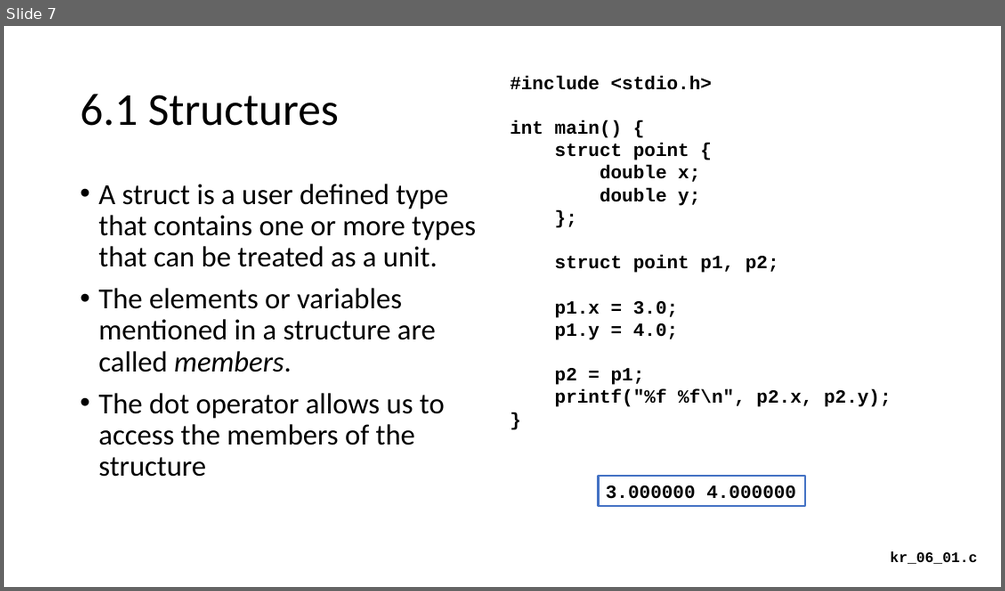
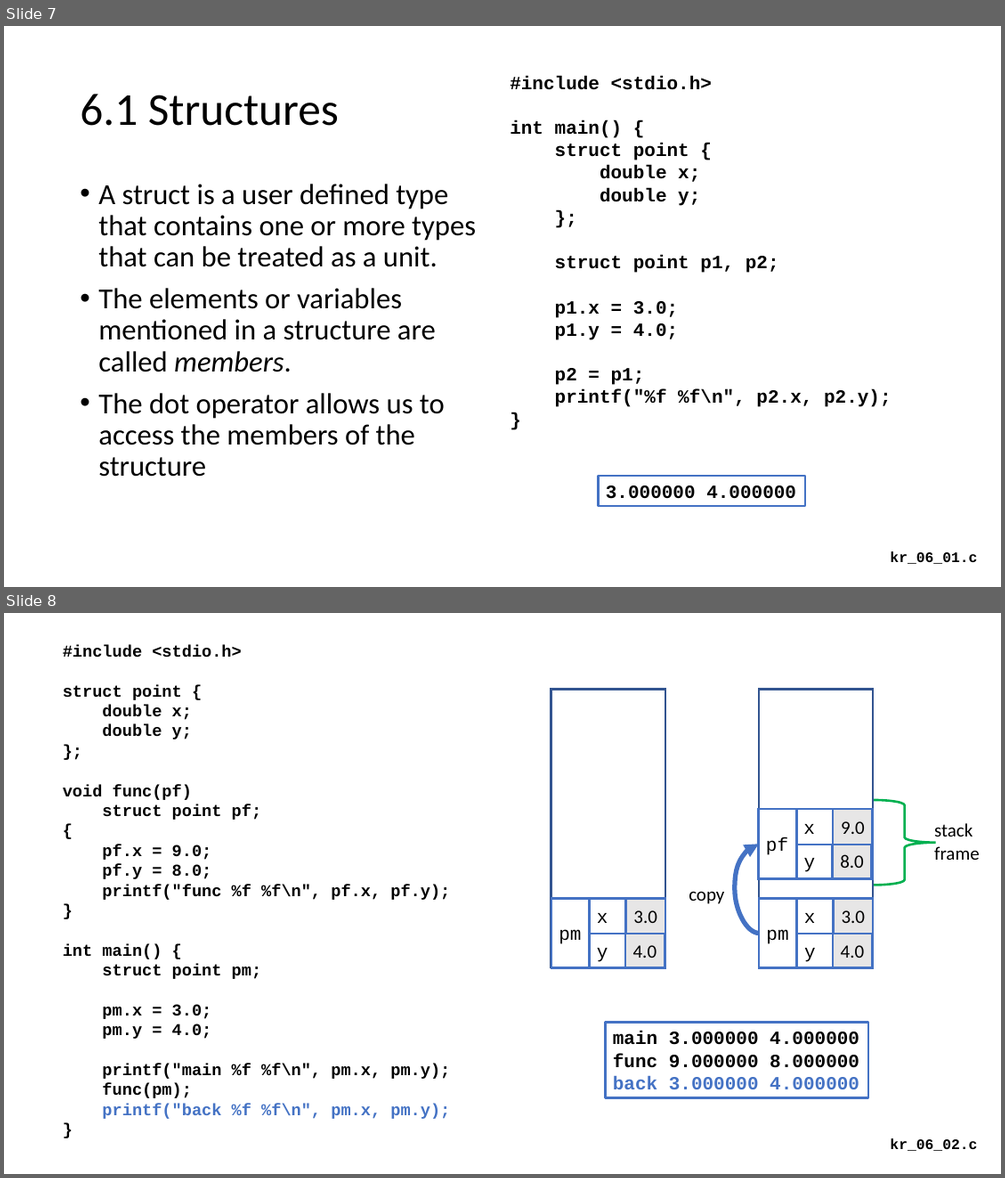
Before and after one commit to csev/cc4e, a slide deck: lectures/KR-6.pptx. Shown one above the other, each under a label of ours: slide 7 before the commit, slides 7 and 8 after it. The pictures are 1005x591 and 1005x1178 pixels, drawn with LibreOffice and Linux fonts; fonts in the diff are those of the drawing. Boxes give left, top, right and bottom in pixels: in the first picture for what was removed or moved away, otherwise in the second. Text is boxed around its words. In the diff, an @@ line names an element or a change of style, - is before the commit and + after.

```diff
--- a/lectures/KR-6.pptx
+++ b/lectures/KR-6.pptx
@@ slide 8 added at [4, 613, 1001, 1174], background #FFFFFF @@
@@ text added at [63, 645, 450, 1119], 16 pt, text #000000, bold @@
+#include <stdio.h>
+struct point {
+double x;
+double y;
+};
+void func(pf)
+struct point pf;
+{
+pf.x = 9.0;
+pf.y = 8.0;
+printf("func %f %f\n", pf.x, pf.y);
+}
+int main() {
+struct point pm;
+pm.x = 3.0;
+pm.y = 4.0;
+printf("main %f %f\n", pm.x, pm.y);
+func(pm);
+printf("back %f %f\n", pm.x, pm.y);
+}
@@ rectangle added at [551, 690, 666, 967], fill #FFFFFF, outline #325491 2.25 pt @@
@@ rectangle added at [759, 690, 873, 967], fill #FFFFFF, outline #325491 2.25 pt @@
@@ rectangle added at [759, 809, 872, 878], fill #FFFFFF, outline #4472C4 2.25 pt, 18 pt, text #000000 @@
+pf
@@ rectangle added at [797, 809, 861, 844], fill #FFFFFF, outline #4472C4 2.25 pt, 18 pt, text #000000 @@
+x
@@ rectangle added at [833, 809, 873, 844], fill #E7E6E6, outline #4472C4 2.25 pt, 18 pt, text #000000 @@
+9.0
@@ left brace added at [874, 800, 936, 885], outline #00B050 2.25 pt @@
@@ text added at [934, 823, 979, 860], 18 pt, text #000000 @@
+stack
+frame
@@ curved arrow added from (760, 933) to (759, 844), #4472C4 4.5 pt @@
@@ rectangle added at [797, 844, 861, 878], fill #FFFFFF, outline #4472C4 2.25 pt, 18 pt, text #000000 @@
+y
@@ rectangle added at [833, 844, 872, 878], fill #E7E6E6, outline #4472C4 2.25 pt, 18 pt, text #000000 @@
+8.0
@@ rectangle added at [551, 898, 665, 967], fill #FFFFFF, outline #4472C4 2.25 pt, 18 pt, text #000000 @@
+pm
@@ rectangle added at [590, 898, 654, 933], fill #FFFFFF, outline #4472C4 2.25 pt, 18 pt, text #000000 @@
+x
@@ rectangle added at [625, 898, 665, 933], fill #E7E6E6, outline #4472C4 2.25 pt, 18 pt, text #000000 @@
+3.0
@@ text added at [688, 891, 724, 904], 18 pt, text #000000 @@
+copy
@@ rectangle added at [760, 898, 873, 967], fill #FFFFFF, outline #4472C4 2.25 pt, 18 pt, text #000000 @@
+pm
@@ rectangle added at [797, 898, 861, 933], fill #FFFFFF, outline #4472C4 2.25 pt, 18 pt, text #000000 @@
+x
@@ rectangle added at [833, 898, 873, 933], fill #E7E6E6, outline #4472C4 2.25 pt, 18 pt, text #000000 @@
+3.0
@@ rectangle added at [590, 933, 654, 967], fill #FFFFFF, outline #4472C4 2.25 pt, 18 pt, text #000000 @@
+y
@@ rectangle added at [625, 933, 664, 967], fill #E7E6E6, outline #4472C4 2.25 pt, 18 pt, text #000000 @@
+4.0
@@ rectangle added at [797, 933, 861, 967], fill #FFFFFF, outline #4472C4 2.25 pt, 18 pt, text #000000 @@
+y
@@ rectangle added at [833, 933, 872, 967], fill #E7E6E6, outline #4472C4 2.25 pt, 18 pt, text #000000 @@
+4.0
@@ rectangle added at [606, 1022, 868, 1097], outline #4472C4 2.25 pt, 18 pt, text #000000, bold @@
+main 3.000000 4.000000
+func 9.000000 8.000000
+back 3.000000 4.000000
@@ text added at [890, 1138, 977, 1151], 14 pt, text #000000, bold @@
+kr_06_02.c
```
Also in this commit, not shown: 23 slides changed, 1 other slide added, 10 other files.
